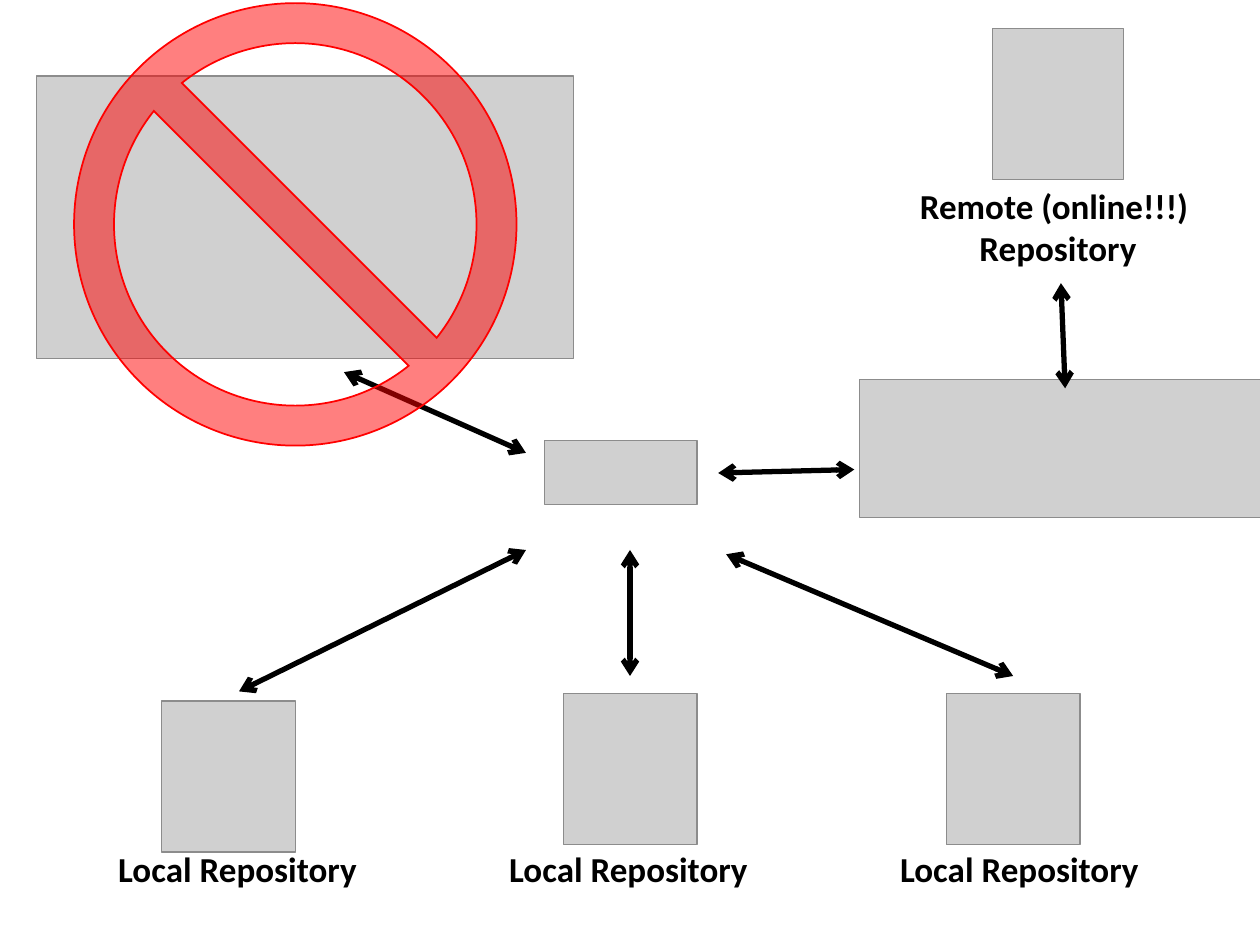
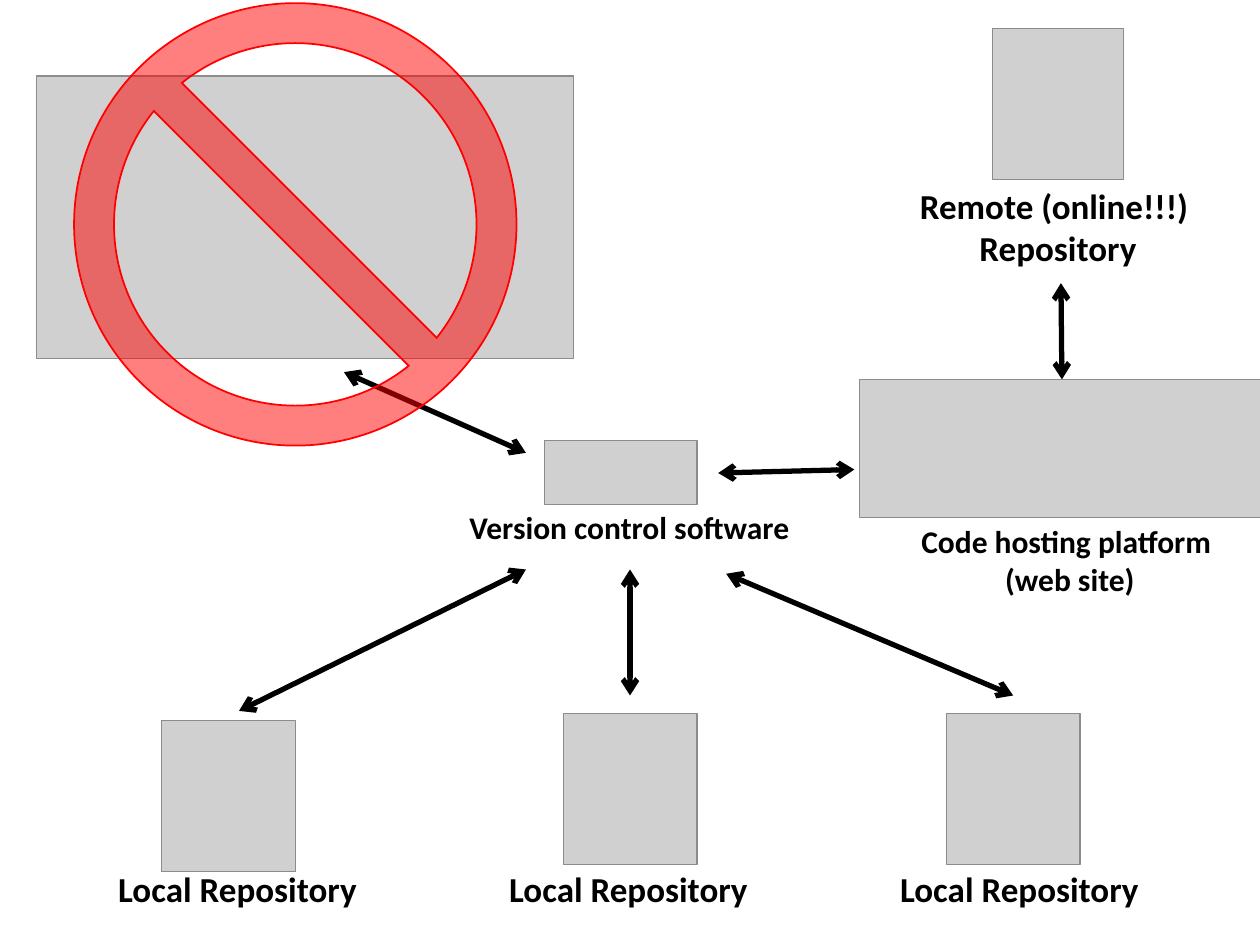
Before and after one commit to mozillascience/studyGroup, a slide deck: slide 3 of lessons/GitHub/github_presentation.pptx (slide 2 before the commit). Drawn at 1260x945 pixels with LibreOffice and Linux fonts; fonts in the diff are those of the drawing; grey boxes stand for pictures. Boxes give left, top, right and bottom in pixels: in the first picture for what was removed or moved away, otherwise in the second. Text is boxed around its words. In the diff, an @@ line names an element or a change of style, - is before the commit and + after.

```diff
--- a/lessons/GitHub/github_presentation.pptx
+++ b/lessons/GitHub/github_presentation.pptx
@@ double arrow moved from (1065, 388) - (1061, 284) to (1062, 379) - (1061, 284) @@
@@ text added at (469, 517, 789, 540), 18 pt, text #000000, bold @@
+Version control software
@@ text added at (921, 531, 1211, 596), 18 pt, text #000000, bold @@
+Code hosting platform
+(web site)
@@ 3 pictures, 3 texts, 3 double arrows: place and size @@
-3 pictures, 3 texts, 3 double arrows at (118, 551, 1139, 888)
+3 pictures, 3 texts, 3 double arrows at (118, 570, 1139, 908)
```
Also in this commit, not shown: 2 slides added, 1 slide removed.
